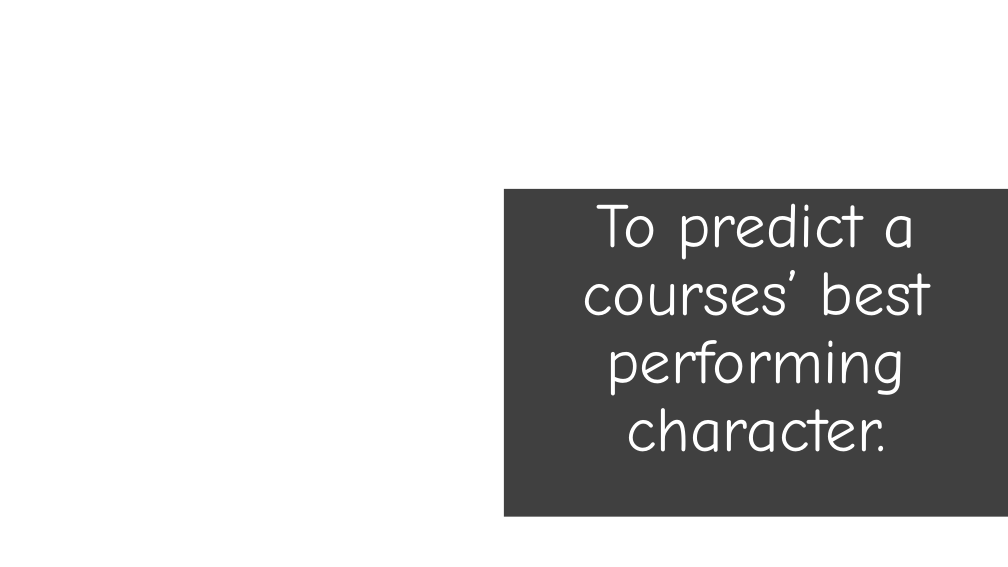
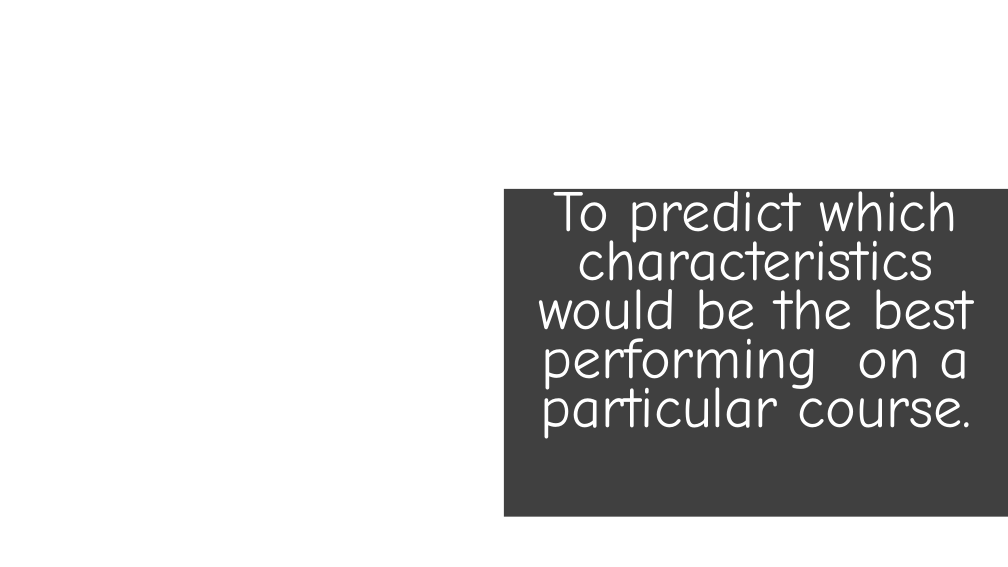
Before and after one commit to JordanWhite21/TheBluePowerShells, a slide deck: slide 4 of Final Project_MarioKart.pptx. Drawn at 1008x567 pixels with LibreOffice and Linux fonts; fonts in the diff are those of the drawing; background and template pictures are left out. Boxes give left, top, right and bottom in pixels: in the first picture for what was removed or moved away, otherwise in the second. Text is boxed around its words. In the diff, an @@ line names an element or a change of style, - is before the commit and + after.

Commit message:
Updated ppt

```diff
--- a/Final Project_MarioKart.pptx
+++ b/Final Project_MarioKart.pptx
@@ text at box(538, 181, 973, 439): text changed; size 60 to 55.5 pt @@
-To predict a courses’ best performing character.
+To predict which characteristics would be the best performing on a particular course.
```
Also in this commit, not shown: 5 other slides changed, 1 slide added, 8 slides removed.
